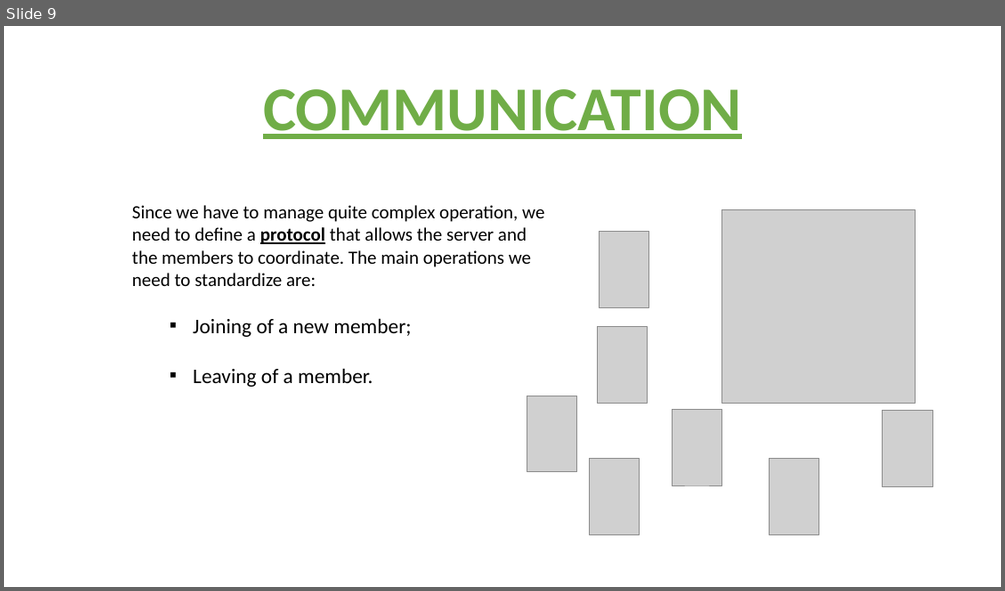
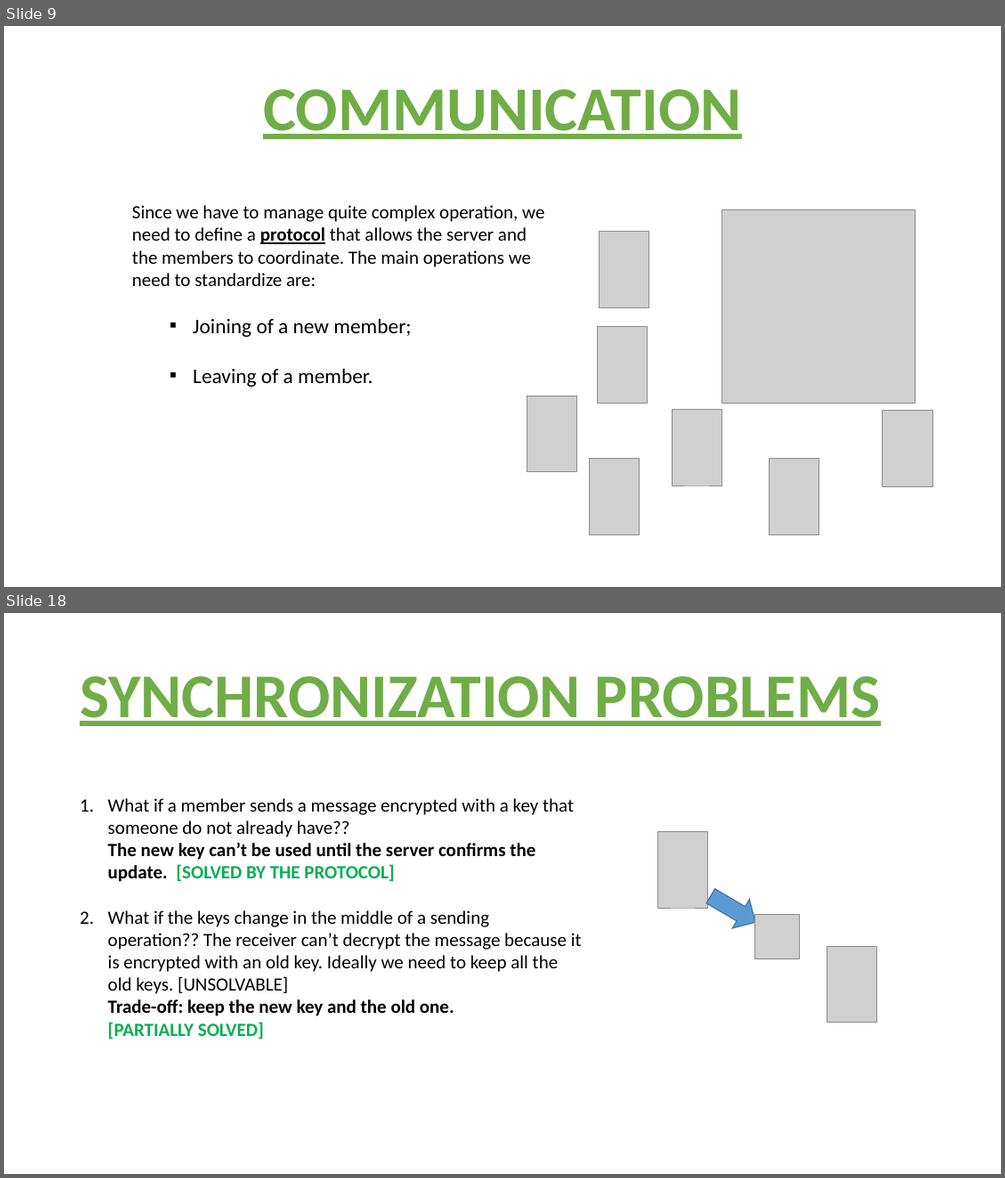
Before and after one commit to stajfar/distributed-systems-brusamento-ceruti-donetti, a slide deck: SecureGroup/documentation/SECURE GROUP COMMUNICATION.pptx. Shown one above the other, each under a label of ours: slide 9 before the commit, slides 9 and 18 after it; the slides between them are not shown. The pictures are 1005x591 and 1005x1178 pixels, drawn with LibreOffice and Linux fonts; fonts in the diff are those of the drawing; grey boxes stand for pictures. Boxes give left, top, right and bottom in pixels: in the first picture for what was removed or moved away, otherwise in the second. Text is boxed around its words. In the diff, an @@ line names an element or a change of style, - is before the commit and + after.

```diff
--- a/SecureGroup/documentation/SECURE GROUP COMMUNICATION.pptx
+++ b/SecureGroup/documentation/SECURE GROUP COMMUNICATION.pptx
@@ slide 18 added at (x1=4, y1=613, x2=1001, y2=1174), background #FFFFFF @@
@@ title added at (x1=80, y1=676, x2=880, y2=726), 60 pt, text #70AD47, bold, underline @@
+SYNCHRONIZATION PROBLEMS
@@ text added at (x1=108, y1=798, x2=582, y2=1038), 18 pt, text #000000 @@
+1. What if a member sends a message encrypted with a key that someone do not already have??
+   The new key can’t be used until the server confirms the update. [SOLVED BY THE PROTOCOL]
+2. What if the keys change in the middle of a sending operation?? The receiver can’t decrypt the message because it is encrypted with an old key. Ideally we need to keep all the old keys. [UNSOLVABLE]
+   Trade-off: keep the new key and the old one.
+   [PARTIALLY SOLVED]
@@ picture added at (x1=657, y1=831, x2=708, y2=908) @@
@@ right arrow added at (x1=702, y1=882, x2=763, y2=937), fill #5B9BD5, outline #43739E 1 pt @@
@@ picture added at (x1=755, y1=915, x2=799, y2=959) @@
@@ picture added at (x1=826, y1=946, x2=877, y2=1022) @@
```
Also in this commit, not shown: 14 slides changed, 4 other slides added, 1 slide removed, 1 other file.
